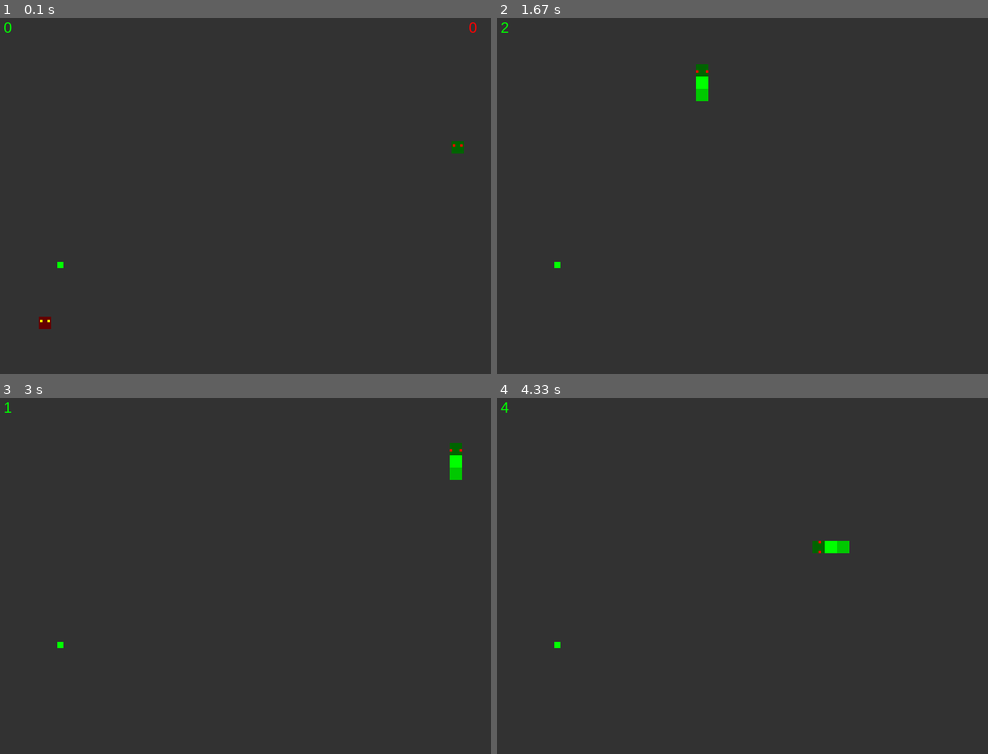
Above: before the commit, frames 1-4 (two rows, left to right).
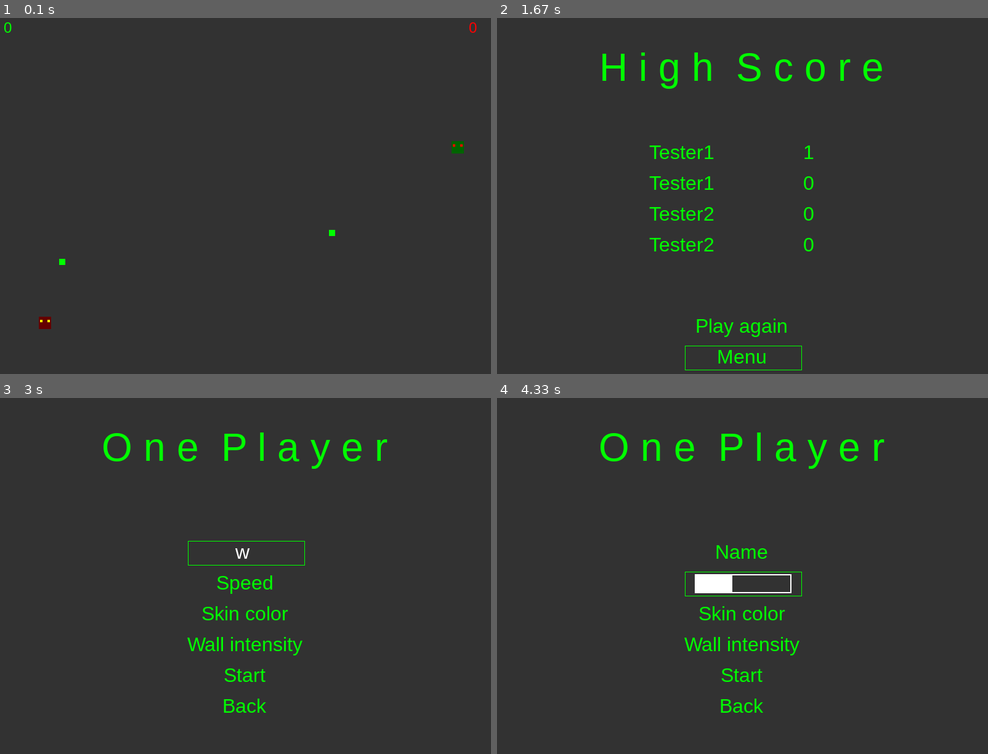
Above: after the commit, the same moments.

Repository: Basic1299/pygame_snake
Game: pygame game, started from main.py
Same seed, same stepped clock (60 frames per second), same inputs: the game is played once before the commit and once after it.
Inputs:
- Up to frame 1 (0.1 s): no input
- Up to frame 2 (1.67 s): hold Right 0.33-0.8 s; hold Enter 0.88-1.18 s; hold Up 0.88-1.18 s; hold W 0.88-1.18 s; tap Space at 0.95, 1.28, 1.62 s; tap K at 1.03 s; hold Up 1.22-1.52 s; hold W 1.22-1.52 s; hold Down from 1.55 s (still down); hold S from 1.55 s (still down)
- Up to frame 3 (3 s): release Down at 1.85 s; release S at 1.85 s; tap Enter at 1.88, 2.55 s; type "an" at 2.22 s; type "n" at 2.42 s; hold Up 2.62-2.98 s; hold W 2.62-2.98 s; tap Space at 2.68 s
- Up to frame 4 (4.33 s): hold Down 3.02-3.38 s; hold S 3.02-3.38 s; tap Space at 3.08, 3.48, 3.78, 3.98, 4.28 s; tap K at 3.17 s; hold Left 3.42-3.88 s; hold A 3.42-3.88 s; hold Right from 3.92 s (still down); hold D from 3.92 s (still down)

The runs differ from the first frame. In frame 1, less than 0.1% of the frame differs, in the area x 11-69%, y 59-71%; in frame 2, 2.8%; in frame 3, 2.5%; in frame 4, 3.0%, in the area x 0-79%, y 1-89%.

Commit message:
in 2 players mode: add collision between players, add score writing to the database, add play again and back to menu feature after game over

Diff:
--- a/Food.py
+++ b/Food.py
@@ -26,7 +26,7 @@
             return 0, 255, 0
 
     def set_init_coors(self):
-        x = random.randint(5, 779)
-        y = random.randint(5, 579)
+        x = random.randint(10, 770)
+        y = random.randint(10, 570)
 
         return x, y
--- a/main.py
+++ b/main.py
@@ -80,18 +80,21 @@
 
 
 def p2_is_game_over(state, p1_head, p1_tail_group, p1_first_tail_group,
-                 p2_head, p2_tail_group, p2_first_tail_group_):
+                    p2_head, p2_tail_group, p2_first_tail_group_,
+                    p1_head_group, p2_head_group):
     """Checks every state what causes game over"""
     # Player 1
     if (out_of_screen(p1_head)
             or head_tail_collision(p1_head, p1_tail_group, p1_first_tail_group)
-            or snake_head_bricks_collision(p1_head)):
+            or snake_head_bricks_collision(p1_head)
+            or snake_snake_collision(p1_head, p2_head_group, p2_tail_group)):
         return "over"
 
     # Player 2
     if (out_of_screen(p2_head)
             or head_tail_collision(p2_head, p2_tail_group, p2_first_tail_group_)
-            or snake_head_bricks_collision(p2_head)):
+            or snake_head_bricks_collision(p2_head)
+            or snake_snake_collision(p2_head, p1_head_group, p1_tail_group)):
         return "over"
 
     return state
@@ -170,6 +173,15 @@
     return False
 
 
+def snake_snake_collision(head, opposite_head_group, opposite_tail_group):
+    """Returns True if snake head hits another player"""
+    if (pygame.sprite.spritecollideany(head, opposite_head_group)
+        or pygame.sprite.spritecollideany(head, opposite_tail_group)
+        ):
+        return True
+    return False
+
+
 SCREEN_WIDTH = 800
 SCREEN_HEIGHT = 600
 
@@ -224,16 +236,16 @@
 # Player 2
 p2_snake_head = SnakeHead(random.randint(30, SCREEN_WIDTH - 50),
                           random.randint(30, SCREEN_HEIGHT - 50),
-                          p2_snake_speed, p2_snake_color, p2_menu.name)
+                          p2_snake_speed, p2_snake_color, "Tester2")
 p2_snake_head_group.add(p2_snake_head)
 p2_score = Score()
 
 # Player 1
 snake_head = SnakeHead(random.randint(30, SCREEN_WIDTH - 50),
                        random.randint(30, SCREEN_HEIGHT - 50),
-                       snake_speed, snake_color, menu.name)
+                       snake_speed, snake_color, "Tester1")
 snake_head_group.add(snake_head)
-food_group.add(spawn_food())
+food_group.add(spawn_food(), spawn_food())
 score = Score()
 
 # GAME STATES [main_menu, player1_menu, player1_game, player2_menu, player2_game, over]
@@ -796,8 +808,20 @@
             p2_snake_head.rect.centerx = random.randint(30, SCREEN_WIDTH - 50)
             p2_snake_head.rect.centery = random.randint(30, SCREEN_HEIGHT - 50)
 
+        # Respawn players if they collide on the on the beginning with each other
+        # Both Players
+        while (snake_snake_collision(snake_head, p2_snake_head_group, p2_snake_tail_group)
+                and snake_head.dir == ""
+                and p2_snake_head.dir == ""):
+            snake_head.rect.centerx = random.randint(30, SCREEN_WIDTH - 50)
+            snake_head.rect.centery = random.randint(30, SCREEN_HEIGHT - 50)
+
+            p2_snake_head.rect.centerx = random.randint(30, SCREEN_WIDTH - 50)
+            p2_snake_head.rect.centery = random.randint(30, SCREEN_HEIGHT - 50)
+
         game_state = p2_is_game_over(game_state, snake_head, snake_tail_group, first_tail_group,
-                                     p2_snake_head, p2_snake_tail_group, p2_first_tail_group)
+                                     p2_snake_head, p2_snake_tail_group, p2_first_tail_group,
+                                     snake_head_group, p2_snake_head_group)
 
         current_time = pygame.time.get_ticks()
 
@@ -889,9 +913,27 @@
                 if event.key == pygame.K_RETURN:
                     # Play again
                     if menu.option == 0:
-                        game_state = "player1_game"
+                        if len(p2_snake_head_group) > 0:
+                            game_state = "player2_game"
+                            p2_snake_tail_id = 0
+                            p2_snake_head.dir = ""
+                            p2_snake_head.tail_length = 0
+
+                            p2_snake_head.rect.centerx = random.randint(30, SCREEN_WIDTH - 50)
+                            p2_snake_head.rect.centery = random.randint(30, SCREEN_HEIGHT - 50)
+
+                            p2_snake_head.coors_for_change_dir.clear()
+                            p2_snake_head.eat_spots.clear()
+                            p2_snake_head.spawn_tail = False
+                            p2_snake_head.tail_length = 0
+                            p2_snake_tail_group.empty()
+                            p2_first_tail_group.empty()
+                            p2_score.score = 0
+                        else:
+                            game_state = "player1_game"
 
                         # Reset Variables
+                        # Player 1
                         snake_tail_id = 0
                         current_time = 0
                         pressed_time = 0
@@ -909,20 +951,29 @@
                         snake_tail_group.empty()
                         first_tail_group.empty()
                         score.score = 0
+
                         game_over_init = True
 
                     # Back to menu
                     else:
                         game_state = "main_menu"
-                        snake_speed = 2
+
+                        # Reset Variables
                         brick_intensity = 0
-                        snake_tail_id = 0
                         current_time = 0
                         pressed_time = 0
+                        game_over_init = True
+
+                        # Player 1
+                        snake_speed = 2
+                        snake_tail_id = 0
                         snake_color = "GREEN"
 
-                        game_over_init = True
-
+                        # Objects and sprite groups deletes, empties
+                        food_group.empty()
+                        food_group.add(spawn_food())
+
+                        # Player 1
                         del snake_head
                         snake_head_group.empty()
 
@@ -932,12 +983,26 @@
 
                         del menu
                         menu = Menu(screen, SCREEN_WIDTH, SCREEN_HEIGHT)
-                        high_score_db.menu = menu
 
                         del score
 
-                        food_group.empty()
-                        food_group.add(spawn_food())
+                        # Player 2
+                        if len(p2_snake_head_group) > 0:
+                            p2_snake_speed = 2
+                            p2_snake_tail_id = 0
+                            p2_snake_color = "GREEN"
+
+                            # Objects and sprite groups deletes, empties
+                            del p2_snake_head
+                            p2_snake_head_group.empty()
+
+                            p2_first_tail_group.empty()
+                            p2_snake_tail_group.empty()
+
+                            del p2_menu
+                            p2_menu = Menu(screen, SCREEN_WIDTH, SCREEN_HEIGHT)
+
+                            del p2_score
 
                 # Move between buttons
                 elif event.key == pygame.K_UP:
@@ -954,7 +1019,12 @@
             # Add score to the database
             if game_over_init:
                 game_over_init = False
+                # Player 1
                 high_score_db.add_record(snake_head.name, score.score)
+
+                # Player 2
+                if len(p2_snake_head_group) > 0:
+                    high_score_db.add_record(p2_snake_head.name, p2_score.score)
 
             screen.fill(bg_color)
 
